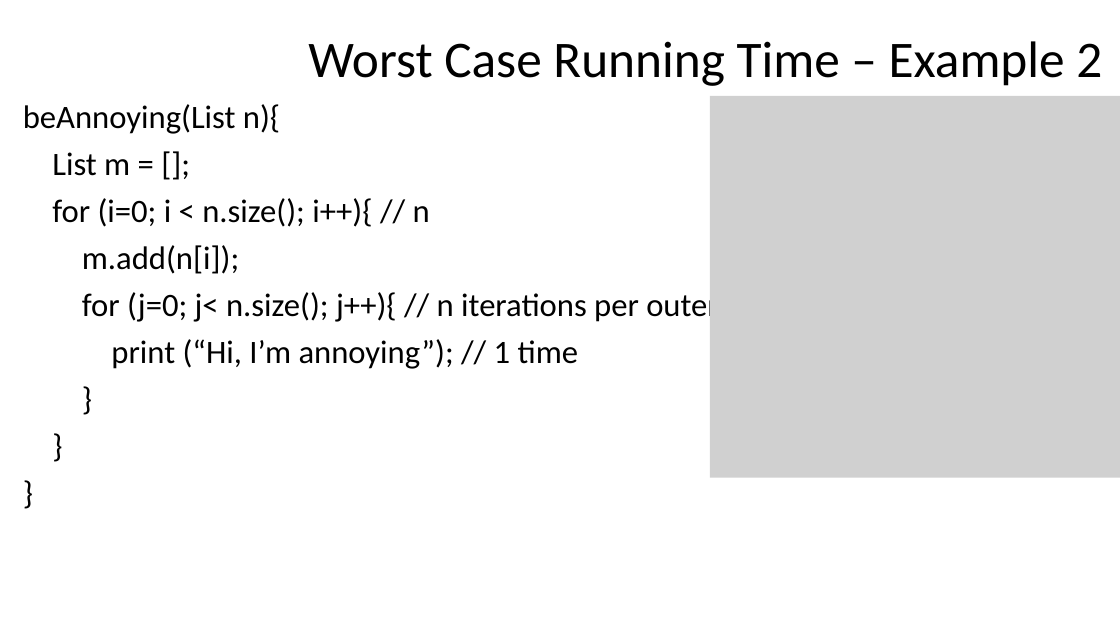
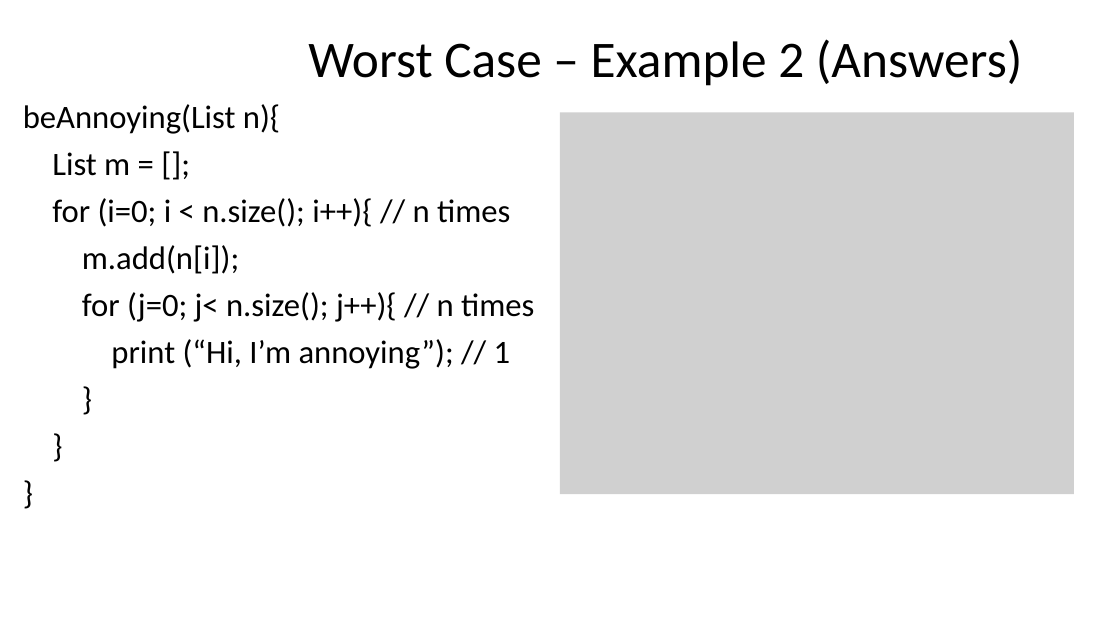
Before and after one commit to natebrunelle/cse332, a slide deck: slide 9 of demo_site/files/slides/lecture3_analysis2_inka.pptx. Drawn at 1120x630 pixels with LibreOffice and Linux fonts; fonts in the diff are those of the drawing; grey boxes stand for pictures. Boxes give left, top, right and bottom in pixels: in the first picture for what was removed or moved away, otherwise in the second. Text is boxed around its words. In the diff, an @@ line names an element or a change of style, - is before the commit and + after.

```diff
--- a/demo_site/files/slides/lecture3_analysis2_inka.pptx
+++ b/demo_site/files/slides/lecture3_analysis2_inka.pptx
@@ title at (308, 39, 1022, 86): text changed @@
-Worst Case Running Time – Example 2
+Worst Case – Example 2 (Answers)
@@ picture: place and size @@
-picture at (710, 96, 1120, 477)
+picture at (560, 113, 1075, 494)
@@ text at (52, 198, 510, 227): text changed @@
-for (i=0; i < n.size(); i++){ // n
+for (i=0; i < n.size(); i++){ // n times
@@ text at (82, 292, 534, 369): text changed @@
-for (j=0; j< n.size(); j++){ // n iterations per outer
-print (“Hi, I’m annoying”); // 1 time
+for (j=0; j< n.size(); j++){ // n times
+print (“Hi, I’m annoying”); // 1
```
Also in this commit, not shown: 25 other slides changed, 3 slides added, 1 slide removed, 5 other files.
